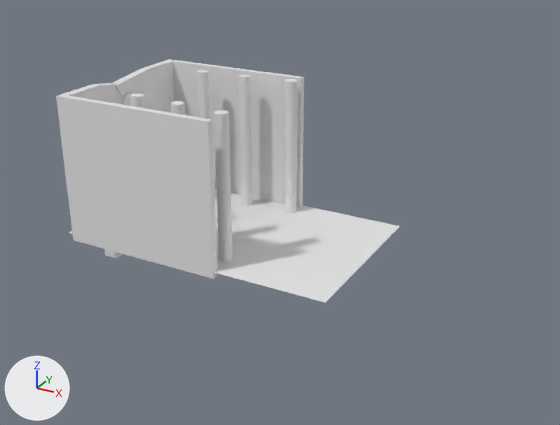
One commit to the Blender file Assets/2D/callenstuff/fuckassartthing.blend: the scene before it, then after it.
One viewpoint serves both versions: a 50 mm camera at (32.9, -45.3, 24.9) aimed at (8.3, -0.5, 2.5). Lighting does not change. The marker at lower left points along +X, +Y and +Z. The picture after the commit comes second.

The scene before the commit, as lines of its bpy script (objects in view):
```python
ob_cube = bpy.data.objects.new('Cube', me_cube_001)
ob_cube.location = (-1.37, -3.69, 0.45)
ob_cube.scale = (0.454, 0.383, 0.454)
ob_cube_002 = bpy.data.objects.new('Cube.002', me_cube_003)
ob_cube_002.location = (6.1, -4.44, 0.45)
ob_cube_002.scale = (0.454, 0.454, 0.454)
ob_cube_003 = bpy.data.objects.new('Cube.003', me_cube_004)
ob_cube_003.location = (-1.37, 4.42, 0.45)
ob_cube_003.scale = (0.454, 0.383, 0.454)
ob_cube_004 = bpy.data.objects.new('Cube.004', me_cube_005)
ob_cube_004.location = (2.3, 4.7, 0.45)
ob_cube_004.scale = (0.454, 0.41, 0.454)
ob_cube_005 = bpy.data.objects.new('Cube.005', me_cube_006)
ob_cube_005.location = (6.1, 5.17, 0.45)
ob_cube_005.scale = (0.454, 0.454, 0.454)
ob_cube_007 = bpy.data.objects.new('Cube.007', me_cube_008)
ob_cube_007.location = (-5.83, 2.98, 0.52)
ob_cube_007.scale = (1.51, 1.6, 1.51)
ob_cube_009 = bpy.data.objects.new('Cube.009', me_cube_010)
ob_cube_009.location = (-5.82, 3.95, 3.48)
ob_cube_009.scale = (0.332, 1.0, -3.99)
ob_cube_010 = bpy.data.objects.new('Cube.010', me_cube_011)
ob_cube_010.location = (-5.82, -3.95, 3.48)
ob_cube_010.scale = (1.0, -1.0, 1.0)
ob_plane = bpy.data.objects.new('Plane', me_plane)
ob_plane.location = (0.0, 0.0, 0.0)
ob_plane.scale = (6.58, 6.58, 6.58)
# me_cube_010
# before: 12 (37.0, 2.1, 1.0), 13 (37.0, 2.1, -1.8) at pixel (301, 78), 14 (37.0, 2.6, 1.0), 15 (37.0, 2.6, -1.8) at pixel (304, 76), 22 (37.0, 2.1, -0.7) at pixel (300, 132)
# before: 23 (37.0, 2.6, -0.7) at pixel (303, 130)
# me_cube_011
# before: 12 (12.28, 2.15, -3.99) at pixel (217, 275), 13 (12.28, 2.15, 2.41) at pixel (214, 189), 14 (12.28, 2.64, -3.99) at pixel (213, 278), 15 (12.28, 2.64, 2.41) at pixel (210, 191), 22 (12.28, 2.15, 7.13) at pixel (211, 119)
# before: 23 (12.28, 2.64, 7.13) at pixel (207, 121)
```
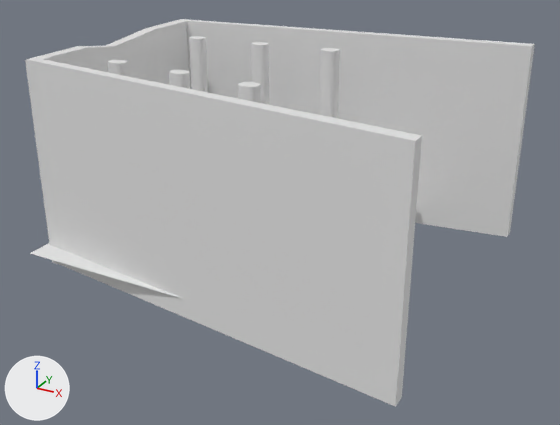
Where the change shows, as pixel boxes (x1, y1, x2, y2) in the pictures (560 x 425 px; the box of a moved part takes in the faces that stretch with it):
'Cube.010', reshaped, moved, rescaled (144% wider, 84% taller)
    before: (56, 83, 218, 279)
    after: (25, 46, 422, 407)
'Cube.009', reshaped, moved, rescaled (124% wider, 47% taller)
    before: (113, 59, 304, 207)
    after: (106, 19, 535, 237)
'Plane', reshaped
    before: (69, 189, 400, 303)
    after: (30, 208, 417, 298)
'Cube.005', moved, rescaled
    before: (284, 79, 298, 213)
    after: (320, 48, 340, 118)
'Cube.004', moved, rescaled
    before: (238, 74, 253, 206)
    after: (251, 42, 269, 105)
'Cube.003', moved, rescaled
    before: (196, 70, 210, 119)
    after: (189, 36, 208, 92)
'Cube', moved, rescaled
    before: (130, 93, 144, 108)
    after: (108, 60, 128, 76)
'Cube.007', rescaled (mostly hidden)
    before: (129, 94, 145, 108)
    after: (128, 61, 150, 81)
'Cube.008', moved, rescaled (mostly hidden)
    before: (105, 93, 129, 258)
    after: (97, 60, 129, 281)
part 2 of me_cube_010, moved or reshaped
    before: (172, 60, 304, 207)
    after: (186, 20, 535, 237)
part 3 of me_cube_011, moved or reshaped
    before: (63, 96, 218, 279)
    after: (35, 59, 422, 407)
'Cube.002', unchanged, covered by the edit
    before: (214, 110, 233, 262)
    after: (238, 82, 261, 103)

The edits, one by one:
me_plane is used by ob_plane; location (0.0, 0.0, 0.0); scale (6.58, 6.58, 6.58).
me_plane had 4 vertices, 1 face and spanned x -1.0..2.26, y -1.0..1.0, z 0.0.
me_plane now has 4 vertices, 1 face and spans x -1.0..2.26, y -1.59..1.59, z 0.0.
Part 1, on me_plane:
Vertex 0 of me_plane moves from (-1.0, -1.0, 0.0) at pixel (68, 232) to (-1.0, -1.59, 0.0) at pixel (29, 253).
Vertex 1 of me_plane moves from (2.26, -1.0, 0.0) at pixel (325, 302) to (2.26, -1.59, 0.0).
Vertex 2 of me_plane moves from (-1.0, 1.0, 0.0) to (-1.0, 1.59, 0.0).
Vertex 3 of me_plane moves from (2.26, 1.0, 0.0) at pixel (400, 226) to (2.26, 1.59, 0.0) at pixel (417, 208).
me_cube_010 is used by ob_cube_009; location (-5.82, 3.95, 3.48); scale (0.332, 1.0, -3.99).
me_cube_010 had 28 vertices, 26 faces and spanned x -1.4..37.0, y -5.2..2.6, z -1.8..1.0.
me_cube_010 now has 28 vertices, 26 faces and spans x -1.4..62.3, y -5.2..5.4, z -1.8..1.0.
Part 2, on me_cube_010:
Vertices 12, 13, 22 of me_cube_010 move by (25.3, 2.5, 0.0).
Vertices 14, 15, 23 of me_cube_010 move by (25.3, 2.8, 0.0).
Other edits to the shape of me_cube_010 do not show in these pictures.
me_cube_011 is used by ob_cube_010; location (-5.82, -3.95, 3.48); scale (1.0, -1.0, 1.0).
me_cube_011 had 28 vertices, 26 faces and spanned x -0.36..12.28, y -4.58..2.64, z -3.99..7.13.
me_cube_011 now has 28 vertices, 26 faces and spans x -0.36..20.68, y -4.58..5.39, z -3.99..7.13.
Part 3, on me_cube_011:
Vertices 12, 13, 22 of me_cube_011 move by (8.4, 2.55, 0.0).
Vertices 14, 15, 23 of me_cube_011 move by (8.4, 2.75, 0.0).
Object 'Cube' (ob_cube) moves from (-1.37, -3.69, 0.45) to (-2.09, -4.63, 0.45).
Object 'Cube' (ob_cube) is rescaled from (0.454, 0.383, 0.454) to (0.669, 0.476, 0.563).
Object 'Cube.003' (ob_cube_003) moves from (-1.37, 4.42, 0.45) to (-2.09, 4.99, 0.45).
Object 'Cube.003' (ob_cube_003) is rescaled from (0.454, 0.383, 0.454) to (0.669, 0.476, 0.563).
Object 'Cube.004' (ob_cube_004) moves from (2.3, 4.7, 0.45) to (3.31, 5.34, 0.45).
Object 'Cube.004' (ob_cube_004) is rescaled from (0.454, 0.41, 0.454) to (0.669, 0.509, 0.563).
Object 'Cube.005' (ob_cube_005) moves from (6.1, 5.17, 0.45) to (8.91, 5.91, 0.45).
Object 'Cube.005' (ob_cube_005) is rescaled from (0.454, 0.454, 0.454) to (0.669, 0.563, 0.563).
Object 'Cube.007' (ob_cube_007) is rescaled from (1.51, 1.6, 1.51) to (2.02, 2.15, 2.02).
Object 'Cube.008' (ob_cube_008) moves from (-5.83, -2.96, 0.52) to (-5.83, -3.98, 0.01).
Object 'Cube.008' (ob_cube_008) is rescaled from (1.51, 1.6, 1.51) to (2.02, 2.15, 2.02).
Object 'Cube.009' (ob_cube_009) moves from (-5.82, 3.95, 3.48) to (-5.82, 5.3, 3.99).
Object 'Cube.009' (ob_cube_009) is rescaled from (0.332, 1.0, -3.99) to (0.446, 1.34, -5.37).
Object 'Cube.010' (ob_cube_010) moves from (-5.82, -3.95, 3.48) to (-5.82, -5.31, 3.99).
Object 'Cube.010' (ob_cube_010) is rescaled from (1.0, -1.0, 1.0) to (1.34, -1.34, 1.34).
